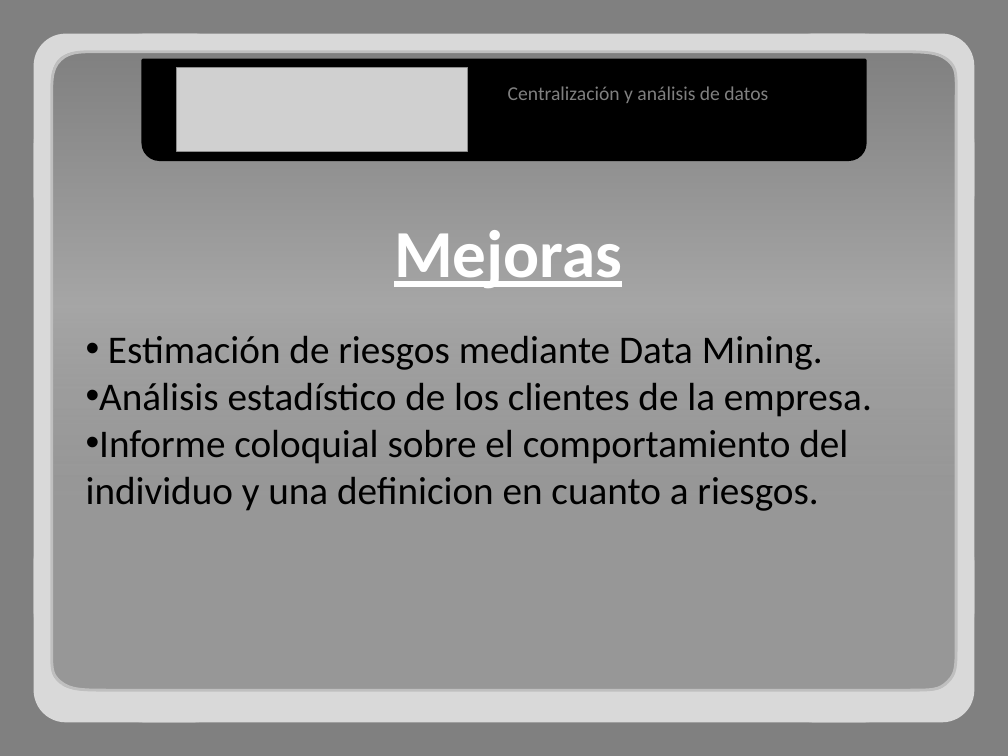
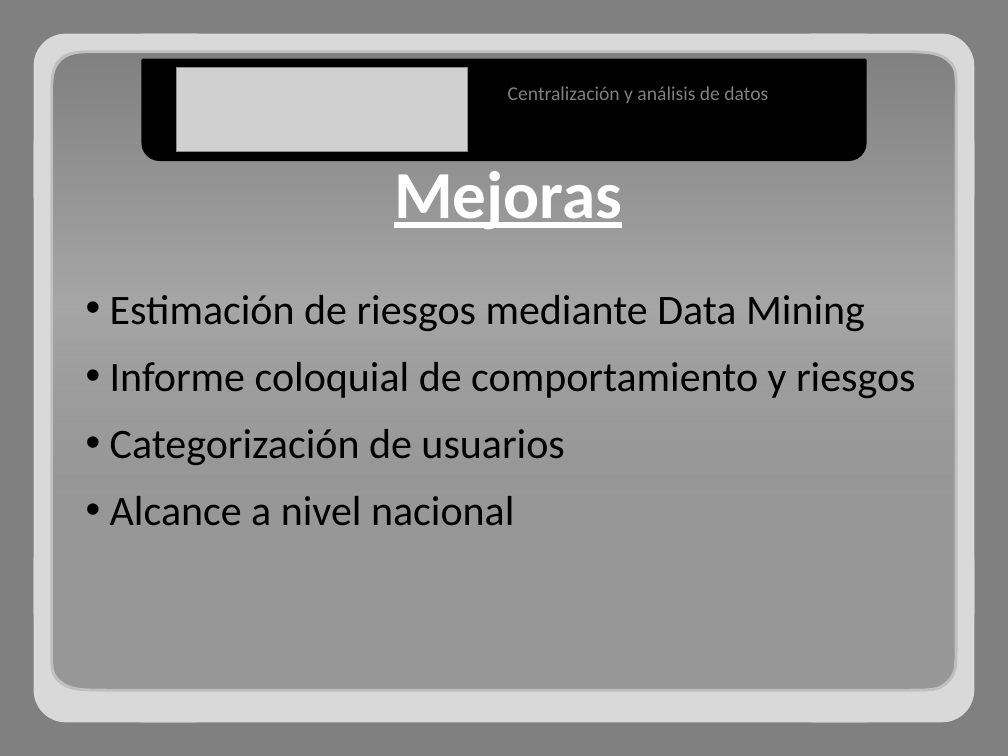
Before and after one commit to adrianachelotti/tallerdesarrollo1ero2011, a slide deck: slide 13 of Presentacion/Tecnica/Presentacion Tecnica.pptx (slide 15 before the commit). Drawn at 1008x756 pixels with LibreOffice and Linux fonts; fonts in the diff are those of the drawing; grey boxes stand for pictures. Boxes give left, top, right and bottom in pixels: in the first picture for what was removed or moved away, otherwise in the second. Text is boxed around its words. In the diff, an @@ line names an element or a change of style, - is before the commit and + after.

```diff
--- a/Presentacion/Tecnica/Presentacion Tecnica.pptx
+++ b/Presentacion/Tecnica/Presentacion Tecnica.pptx
@@ text "Mejoras": place and size @@
-text "Mejoras" at (394, 230, 622, 288)
+text "Mejoras" at (394, 171, 622, 229)
@@ text at (110, 295, 916, 526): text changed; size 28 to 30 pt @@
-• Estimación de riesgos mediante Data Mining.
-• Análisis estadístico de los clientes de la empresa.
-• Informe coloquial sobre el comportamiento del individuo y una definicion en cuanto a riesgos.
+• Estimación de riesgos mediante Data Mining
+• Informe coloquial de comportamiento y riesgos
+• Categorización de usuarios
+• Alcance a nivel nacional
```
Also in this commit, not shown: 9 other slides changed, 2 slides removed, 1 other file.
